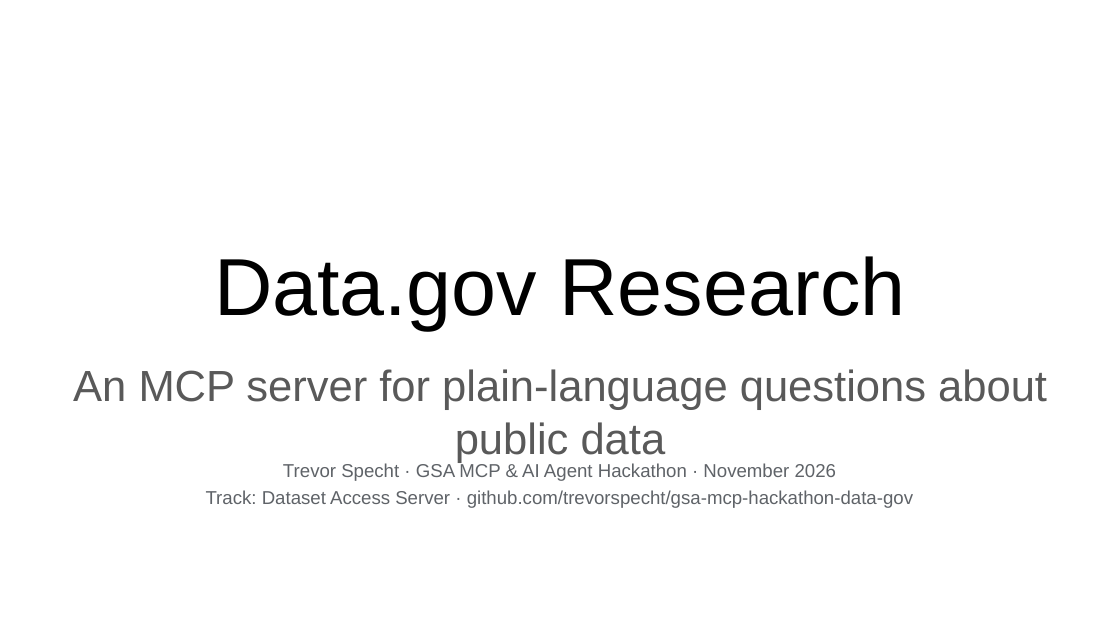
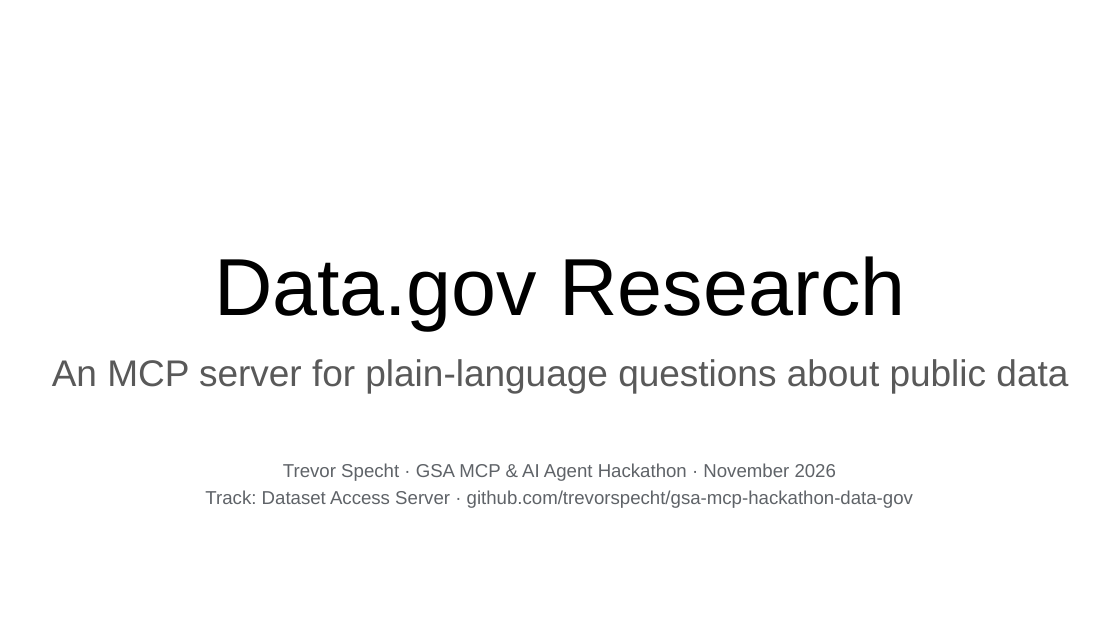
Before and after one commit to trevorspecht/gsa-mcp-hackathon-data-gov, a slide deck: slide 1 of submission/Data.gov-Research-Hackathon.pptx. Drawn at 1120x630 pixels with LibreOffice and Linux fonts; fonts in the diff are those of the drawing. Boxes give left, top, right and bottom in pixels: in the first picture for what was removed or moved away, otherwise in the second. Text is boxed around its words. In the diff, an @@ line names an element or a change of style, - is before the commit and + after.

```diff
--- a/submission/Data.gov-Research-Hackathon.pptx
+++ b/submission/Data.gov-Research-Hackathon.pptx
@@ subtitle "An MCP server for plain-language ..." at [52,359,1068,393]: size 28 to 23.8 pt; line spacing 1 to 0.8; more space between paragraphs @@
```
Also in this commit, not shown: 11 other slides changed, 1 other file.
